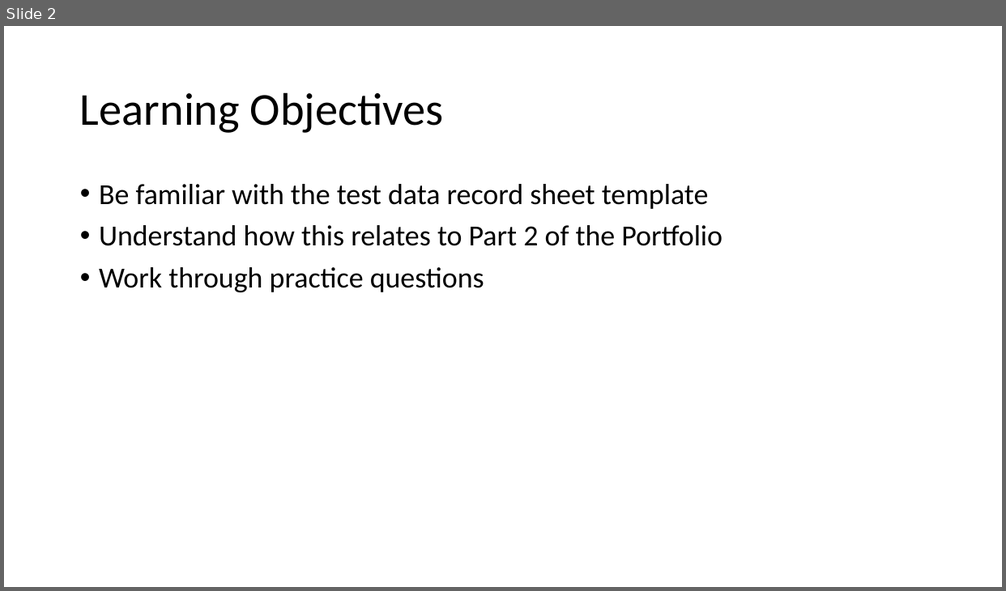
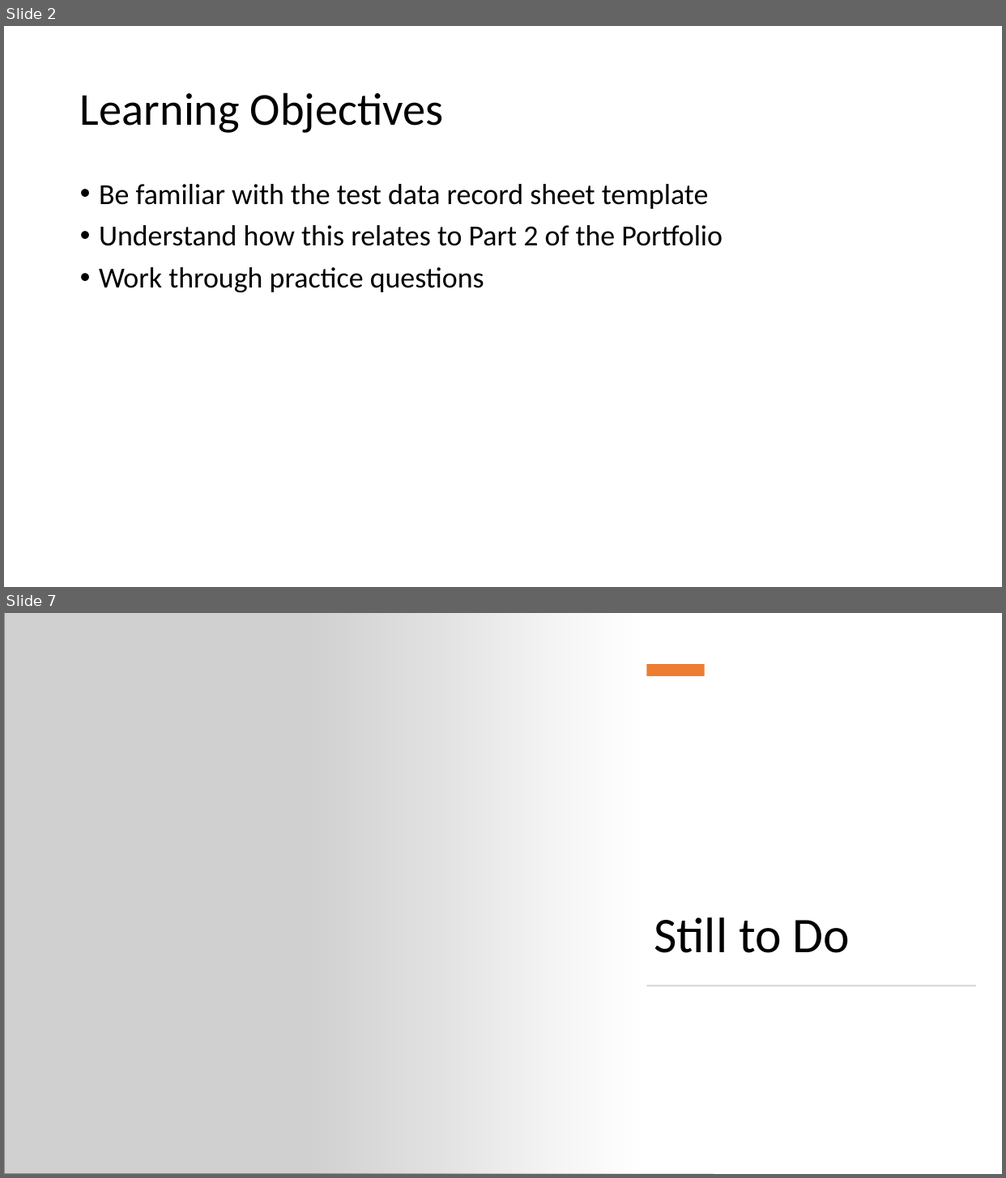
Before and after one commit to OliJimbo/Student_Materials, a slide deck: Week 6/Workshop_Materials/Week 6 Workshop.pptx. Shown one above the other, each under a label of ours: slide 2 before the commit, slides 2 and 7 after it; the slides between them are not shown. The pictures are 1006x591 and 1006x1178 pixels, drawn with LibreOffice and Linux fonts; fonts in the diff are those of the drawing; grey boxes stand for pictures. Boxes give left, top, right and bottom in pixels: in the first picture for what was removed or moved away, otherwise in the second. Text is boxed around its words. In the diff, an @@ line names an element or a change of style, - is before the commit and + after.

```diff
--- a/Week 6/Workshop_Materials/Week 6 Workshop.pptx
+++ b/Week 6/Workshop_Materials/Week 6 Workshop.pptx
@@ slide 7 added at box(4, 613, 1002, 1174), background #FFFFFF @@
@@ picture added at box(4, 613, 714, 1174) @@
@@ rectangle added at box(308, 613, 1002, 1174), fill gradient #FFFFFF @@
@@ rectangle added at box(646, 664, 705, 676), fill #ED7D31 @@
@@ title added at box(654, 918, 849, 953), 48 pt, text #000000 @@
+Still to Do
@@ rectangle added at box(647, 985, 977, 986), fill #D5D5D5 @@
```
Also in this commit, not shown: 1 slide changed, 20 other slides added, 1 other file.
